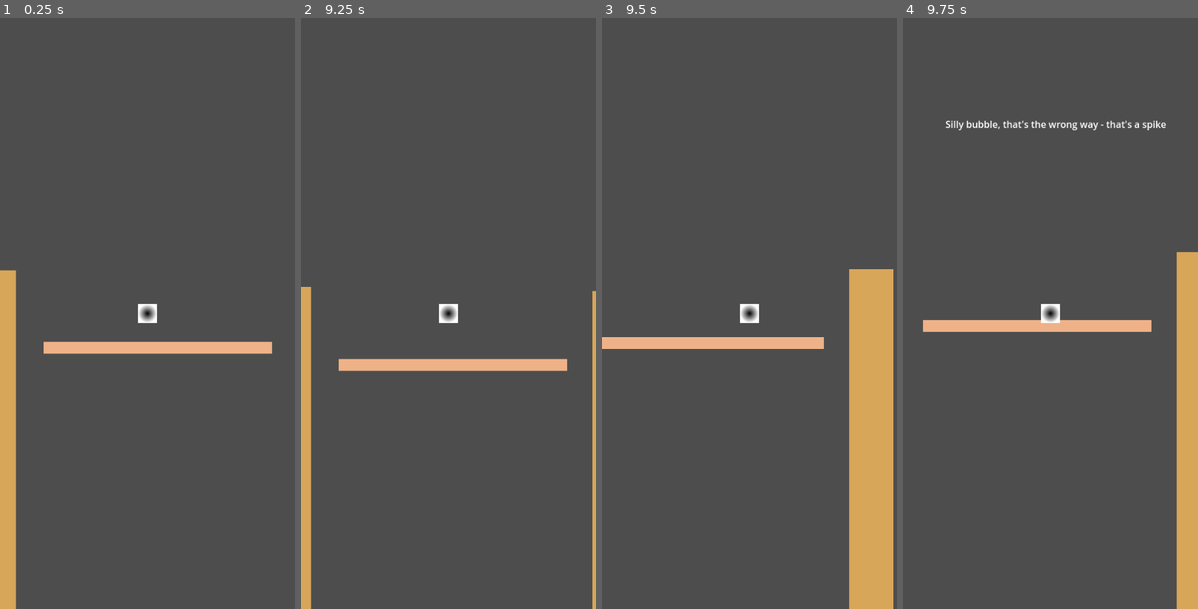
Above: before the commit, frames 1-4 (left to right).
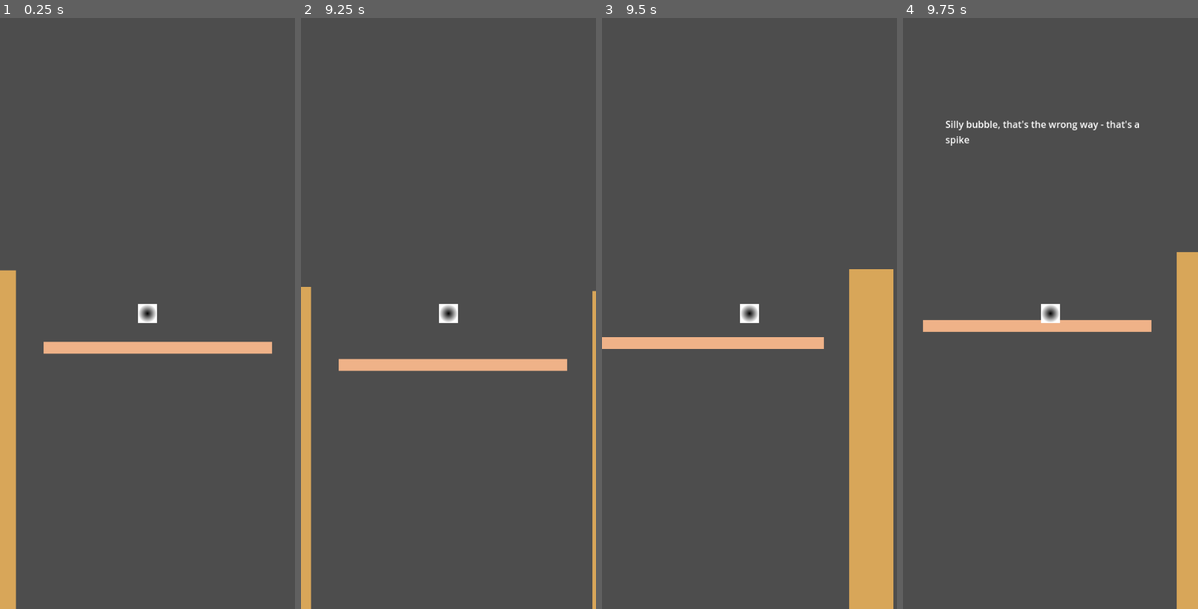
Above: after the commit, the same moments.

Repository: NicklasMiller/bubblegame
Game: Godot game, scene res://test_level_1.tscn
Same seed, same stepped clock (60 frames per second), same inputs: the game is played once before the commit and once after it. This scene is started directly instead of the project's main scene.
Inputs:
- Up to frame 1 (0.25 s): no input
- Up to frame 2 (9.25 s): tap Enter (ui_accept) at 0.5, 0.77, 1.52, 3.02, 3.77, 4.52, 6.02, 6.77, 7.52, 9.02 s; hold Right (ui_right) 0.53-2.03 s; hold Left (ui_left) 2.03-2.78 s; hold Right (ui_right) 2.78-4.28 s; hold Left (ui_left) 4.28-5.03 s; hold Right (ui_right) 5.03-5.78 s; hold Left (ui_left) 5.78-7.28 s; hold Right (ui_right) from 7.28 s (still down)
- Up to frame 3 (9.5 s): keep holding Right (ui_right)
- Up to frame 4 (9.75 s): release Right (ui_right) at 9.53 s; hold Left (ui_left) from 9.53 s (still down)

Frames 1-3 are identical in both runs. In frame 4, 0.1% of the frame differs, in the area x 14-90%, y 17-22%.

Commit message:
adjusted Narrator text label

Diff:
--- a/test_level_1.tscn
+++ b/test_level_1.tscn
@@ -44,10 +44,11 @@
 [node name="NarratorChat" type="Label" parent="CanvasLayer"]
 offset_left = 72.0
 offset_top = 168.0
-offset_right = 112.0
+offset_right = 416.0
 offset_bottom = 191.0
 size_flags_horizontal = 0
 size_flags_vertical = 8
+autowrap_mode = 3
 
 [node name="NarratorPositive" type="Area2D" parent="."]
 position = Vector2(168, 89)
